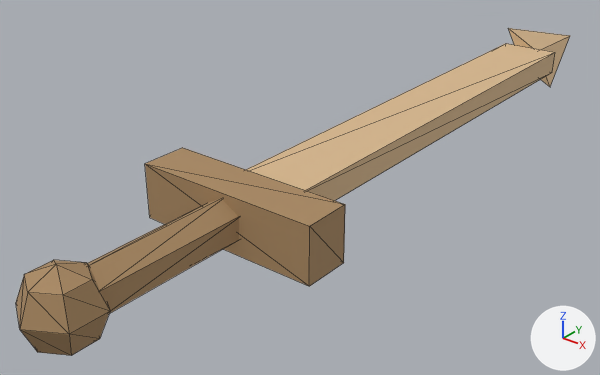
What one commit did to the glTF model assets/models/wooden_sword.glb.
Rendered twice from a camera (50 mm lens) standing at (0.564, -0.5, 0.427) and looking at (-0.082, 0.307, -0.073). Lighting does not change. The marker at lower right points along +X, +Y and +Z. The first picture is the older version. Mesh edges are drawn as thin lines.

The scene before the commit, as lines of its bpy script (objects in view):
```python
mat_boisclair = principled_material('BoisClair')
mat_boisclair.base_color = (0.69, 0.48, 0.27)  # beige #d8b88e
mat_boisclair.roughness = 0.8
mat_boisfonce = principled_material('BoisFonce')
mat_boisfonce.base_color = (0.4, 0.25, 0.12)  # brown #aa8961
mat_boisfonce.roughness = 0.8
me_woodensword = bpy.data.meshes.new('WoodenSword')
me_woodensword.from_pydata(...)  # 53 vertices, 86 faces; spans x -0.12..0.12, y -0.185..1.02, z -0.045..0.045
# faces by material slot: [18, 68]
me_woodensword.materials.append(mat_boisclair)  # beige #d8b88e
me_woodensword.materials.append(mat_boisfonce)  # brown #aa8961
ob_woodensword = bpy.data.objects.new('WoodenSword', me_woodensword)
ob_woodensword.location = (0.0, 0.0, 0.0)
```
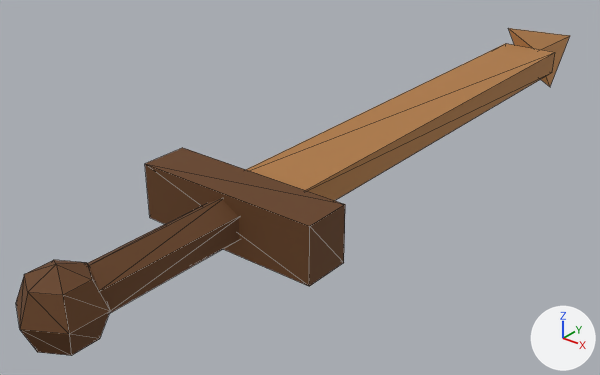
Changed parts and their boxes [x1, y1, x2, y2] in the pictures (600 x 375 px):
'WoodenSword', recoloured (darker): [16, 28, 570, 356] in both

What changed in the scene script:
```text
Change mat_boisclair:
    mat_boisclair.base_color: (0.69, 0.48, 0.27) -> (0.434, 0.196, 0.0593)  # beige #d8b88e -> brown #b07a45
Change mat_boisfonce:
    mat_boisfonce.base_color: (0.4, 0.25, 0.12) -> (0.133, 0.0509, 0.0134)  # brown #aa8961 -> brown #66401f
```
